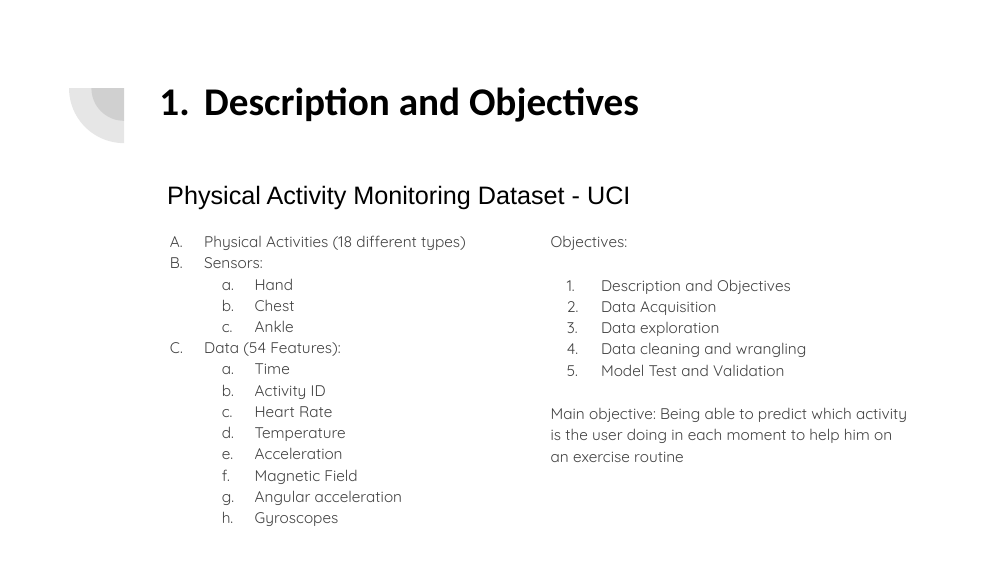
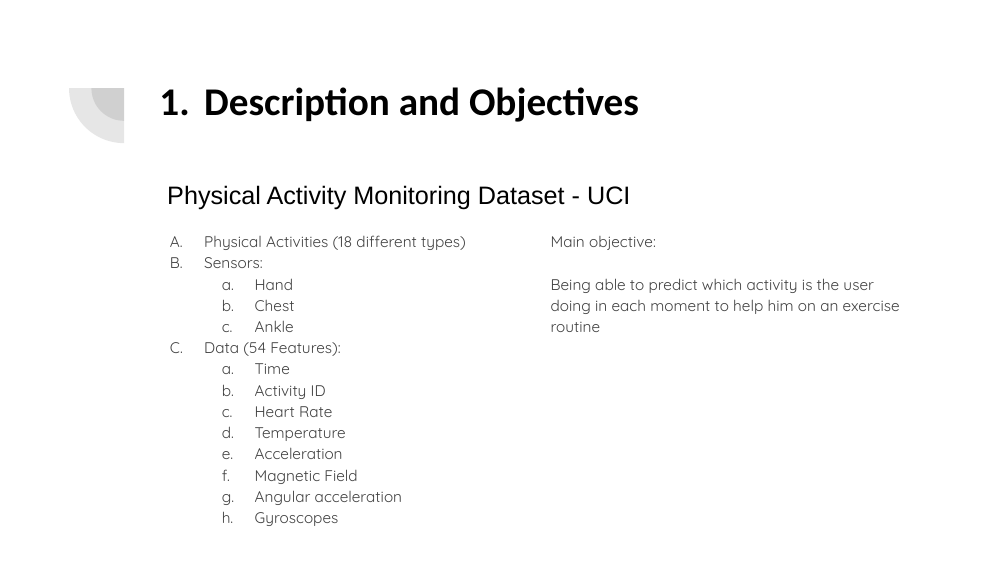
Before and after one commit to ijcernicharo/IH---Final-Project, a slide deck: slide 3 of FINAL-PROJECT/DOCS/Final_Project-Ivan_Cernicharo .odp. Drawn at 1008x567 pixels with LibreOffice and Linux fonts; fonts in the diff are those of the drawing. Boxes give left, top, right and bottom in pixels: in the first picture for what was removed or moved away, otherwise in the second. Text is boxed around its words. In the diff, an @@ line names an element or a change of style, - is before the commit and + after.

```diff
--- a/FINAL-PROJECT/DOCS/Final_Project-Ivan_Cernicharo .odp
+++ b/FINAL-PROJECT/DOCS/Final_Project-Ivan_Cernicharo .odp
@@ text at (551,236,900,332): text changed @@
-Objectives:
-1. Description and Objectives
-2. Data Acquisition
-3. Data exploration
-4. Data cleaning and wrangling
-5. Model Test and Validation
-Main objective: Being able to predict which activity is the user doing in each moment to help him on an exercise routine
+Main objective:
+Being able to predict which activity is the user doing in each moment to help him on an exercise routine
```
Also in this commit, not shown: 2 other slides changed.
